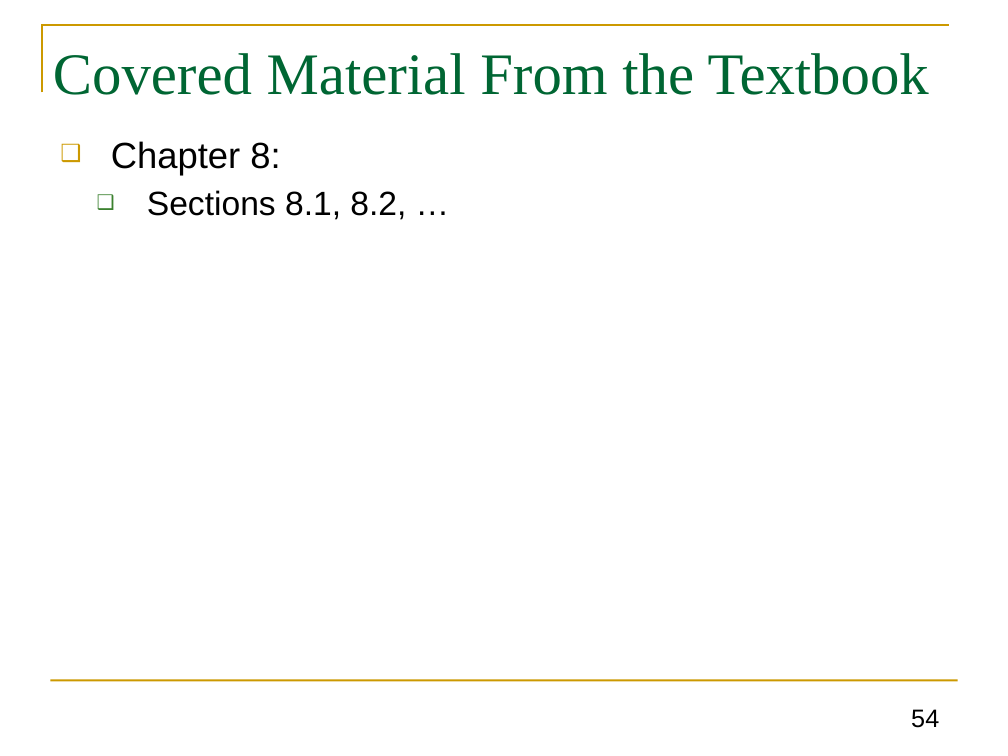
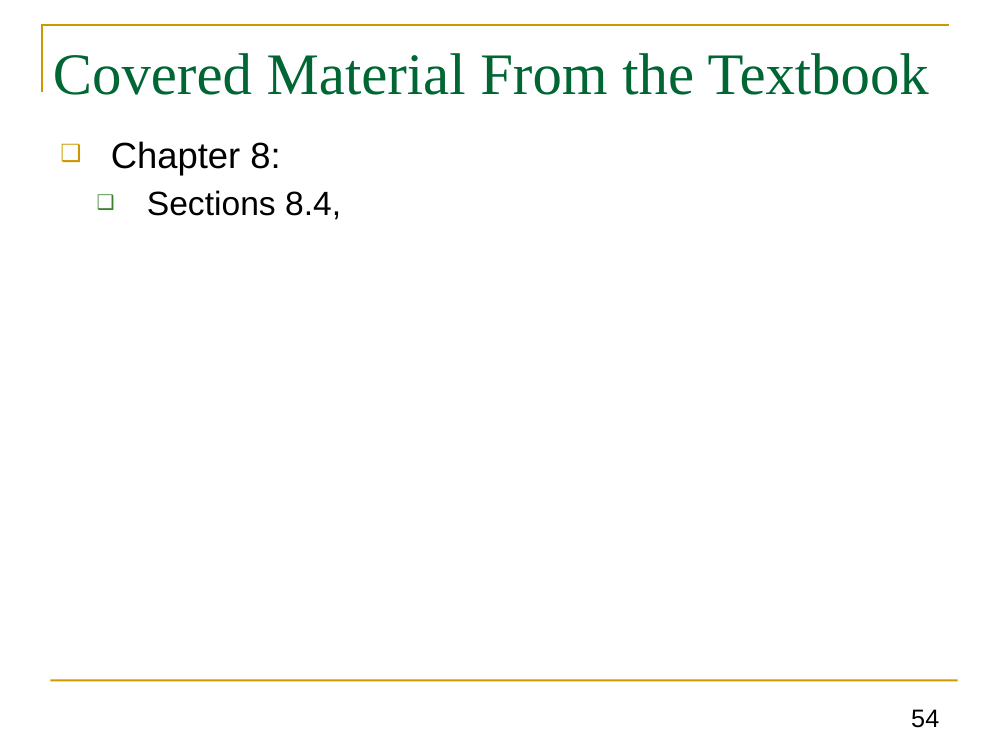
Before and after one commit to GhadaAlmashaqbeh/GhadaAlmashaqbeh.github.io, a slide deck: slide 54 of courses/cse3400-s2021/lecture13.pptx. Drawn at 1008x756 pixels with LibreOffice and Linux fonts; fonts in the diff are those of the drawing. Boxes give left, top, right and bottom in pixels: in the first picture for what was removed or moved away, otherwise in the second. Text is boxed around its words. In the diff, an @@ line names an element or a change of style, - is before the commit and + after.

```diff
--- a/courses/cse3400-s2021/lecture13.pptx
+++ b/courses/cse3400-s2021/lecture13.pptx
@@ text at box(147, 190, 341, 220): text changed @@
-  ❑ Sections 8.1, 8.2, …
+  ❑ Sections 8.4,
```
Also in this commit, not shown: 1 other slide changed, 3 other files.
